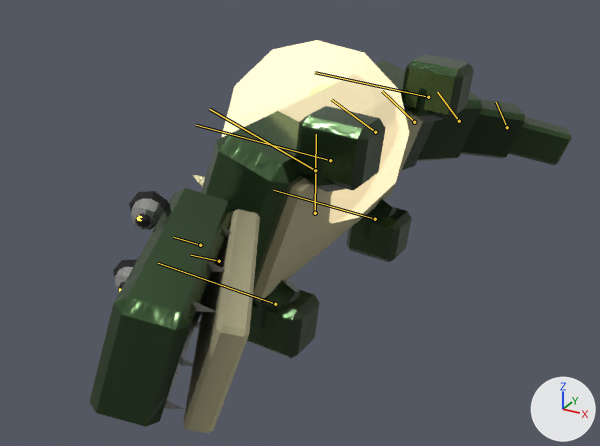
A saved change to the glTF model public/creatures/drainling.glb.
Rendered twice from a 50 mm lens placed at (1.3, -2.48, 1.19), pointed at (-0.06, 0.0, -0.05). Lighting does not change. The marker at lower right points along +X, +Y and +Z. The first picture is the older version. Both versions are drawn at frame 11 of the action 'faint'; the numbers are the values there. The bones that change, and the others that lie on the model, are drawn over the model as lines.

In view in the first picture: 'drainling_body', 'drainling_glow0', 'drainling_glow1'.
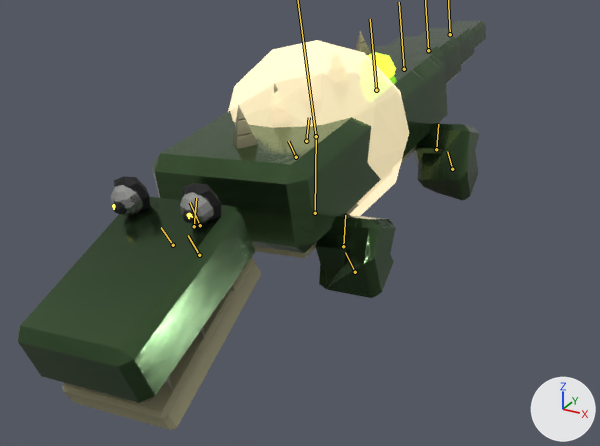
What differs and where, as boxes [x1, y1, x2, y2] in the pictures (600 x 446 px):
'drainling_body', posed (8% taller): before [89, 54, 572, 433]; after [17, 21, 486, 430]
'drainling_glow1', posed (mostly hidden before): before [308, 84, 330, 96]; after [358, 52, 396, 83]
'drainling_glow0', posed (242% wider, 79% shorter): before [119, 216, 142, 291]; after [112, 204, 193, 219]
bone 'head', root to tip: before (200, 245) to (173, 237); after (200, 225) to (190, 202)
bone 'leg_FL', root to tip: before (330, 160) to (196, 125); after (343, 246) to (345, 215)
bone 'leg_BL', root to tip: before (428, 97) to (315, 72); after (436, 149) to (438, 124)
bone 'leg_FR', root to tip: before (275, 304) to (158, 263); after (194, 226) to (196, 198)
bone 'leg_BR', root to tip: before (375, 219) to (273, 190); after (306, 141) to (309, 117)
bone 'tail_0', root to tip: before (375, 132) to (331, 99); after (376, 90) to (370, 19)
bone 'tail_1', root to tip: before (414, 122) to (382, 91); after (404, 69) to (399, 2)

The edits, one by one:
Bone 'body' (bone_body) moves from (0.0, -0.169, 0.0) to (0.0, -0.042, 0.0).
Bone 'body' (bone_body) turns from (0, 0, 70) to (5, -1, 6) degrees about its own x, y and z.
Bone 'body' (bone_body) is rescaled from (1.0, 0.92, 1.0) to (1.0, 0.99, 1.0).
Bone 'head' (bone_head) turns from (24, 0, 0) to (15, 0, 0) degrees about its own x, y and z.
Bone 'leg_FL' (bone_leg_fl) turns from (0, 0, 14) to (-25, 0, 1) degrees about its own x, y and z.
Bone 'leg_BL' (bone_leg_bl) turns from (0, 0, 14) to (-25, 0, 1) degrees about its own x, y and z.
Bone 'leg_FR' (bone_leg_fr) turns from (0, 0, 14) to (-25, 0, -1) degrees about its own x, y and z.
Bone 'leg_BR' (bone_leg_br) turns from (0, 0, 14) to (-25, 0, -1) degrees about its own x, y and z.
Bone 'tail_0' (bone_tail_0) turns from (-14, 0, 0) to (0, 0, 0) degrees about its own x, y and z.
Bone 'tail_1' (bone_tail_1) turns from (-14, 0, 0) to (0, 0, 0) degrees about its own x, y and z.
Bone 'tail_2' (bone_tail_2) turns from (-14, 0, 0) to (0, 0, 0) degrees about its own x, y and z.
Bone 'tail_3' (bone_tail_3) turns from (-14, 0, 0) to (0, 0, 0) degrees about its own x, y and z.
